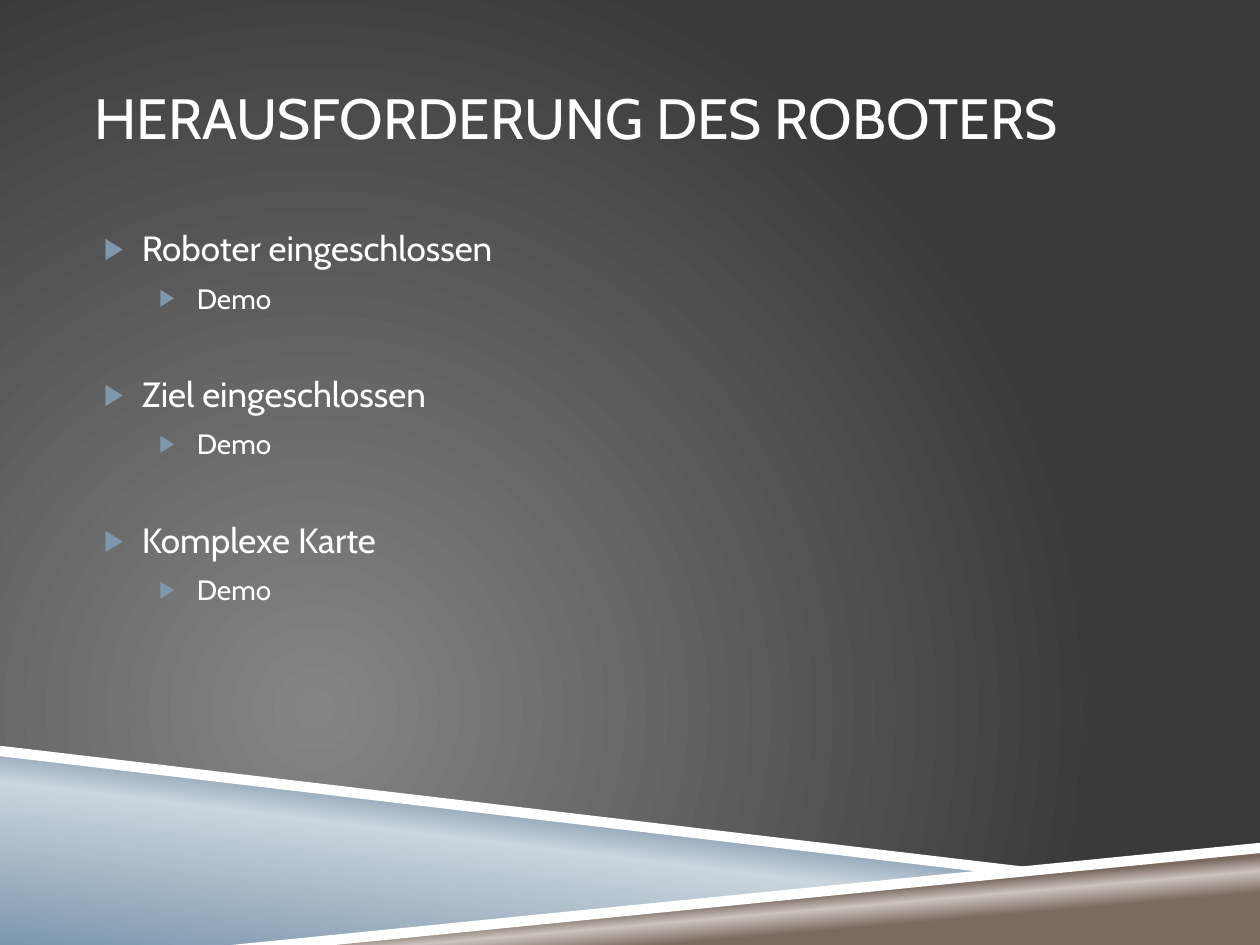
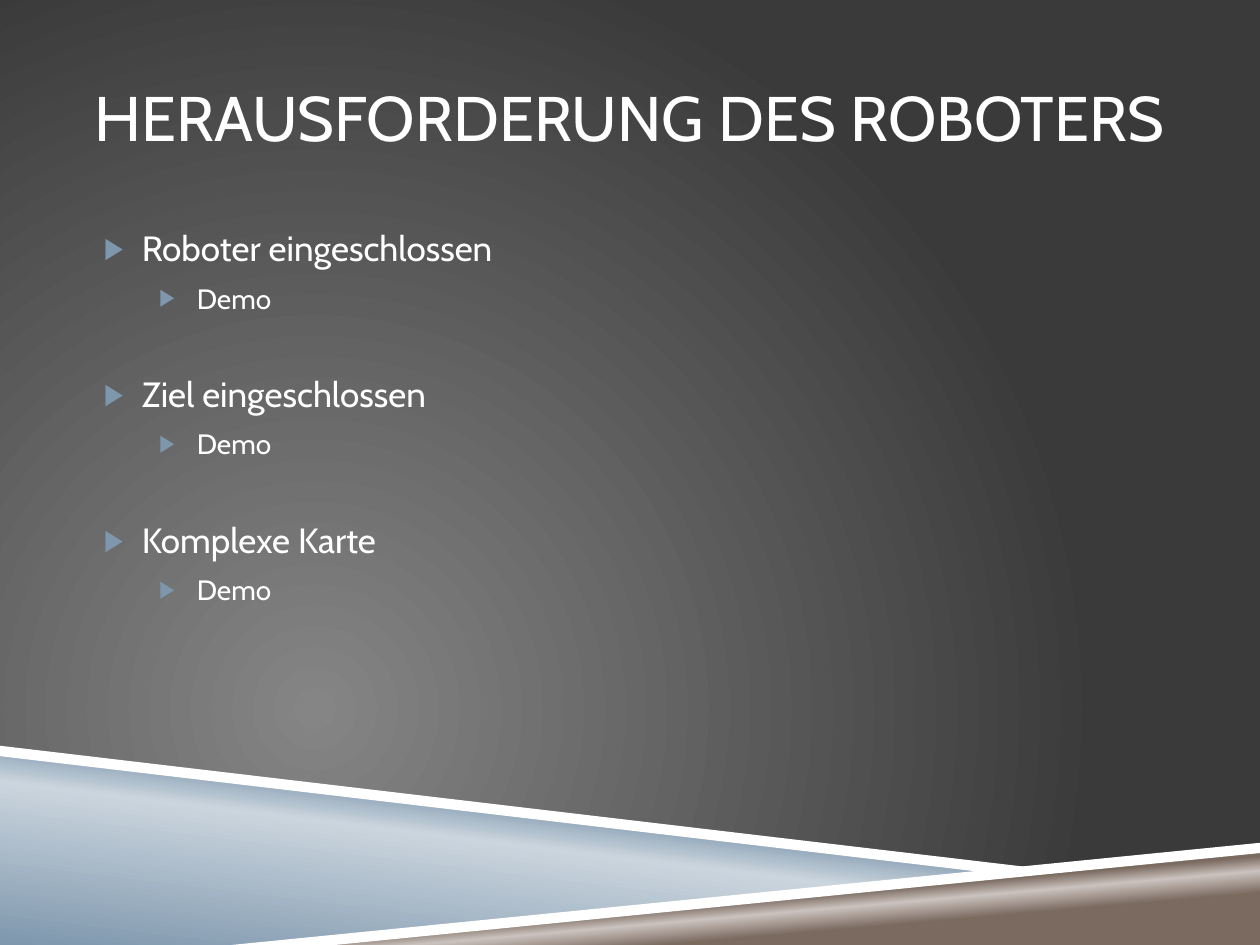
Before and after one commit to villj2/ch.bfh.bti7301.searchrobot, a slide deck: slide 18 of doc/Searchrobot.pptx (slide 16 before the commit). Drawn at 1260x945 pixels with LibreOffice and Linux fonts; fonts in the diff are those of the drawing; background and template pictures are left out. Boxes give left, top, right and bottom in pixels: in the first picture for what was removed or moved away, otherwise in the second. Text is boxed around its words. In the diff, an @@ line names an element or a change of style, - is before the commit and + after.

```diff
--- a/doc/Searchrobot.pptx
+++ b/doc/Searchrobot.pptx
@@ title "HERAUSFORDERUNG DES ROBOTERS" at (x1=94, y1=96, x2=1164, y2=142): size 32.4 to 36 pt @@
```
Also in this commit, not shown: 4 other slides changed, 2 slides added.
